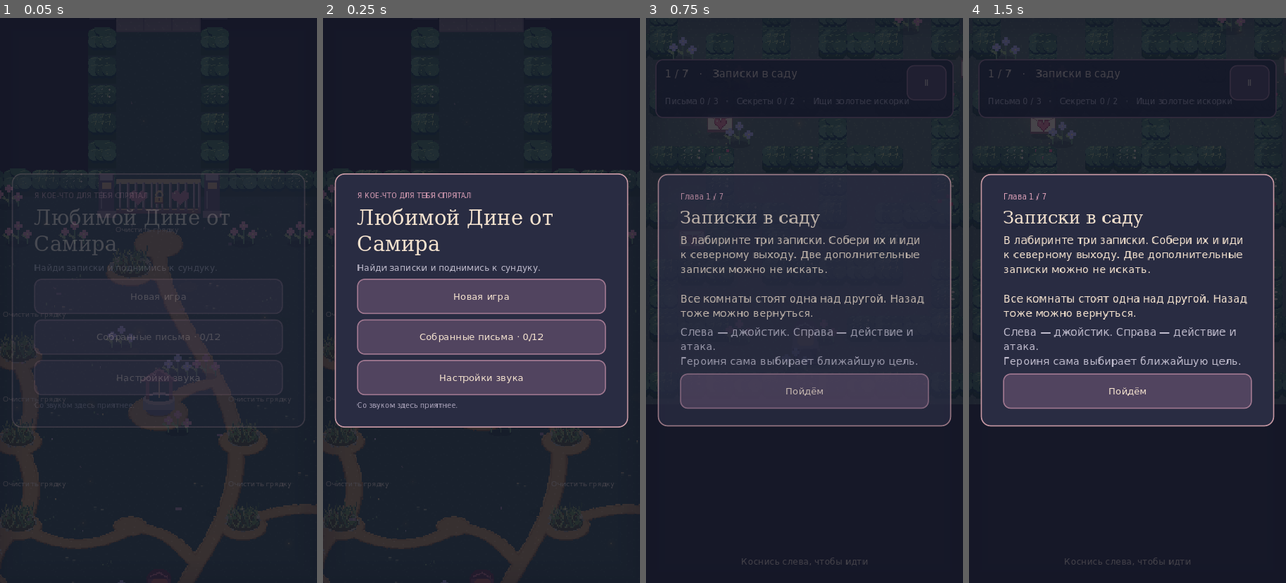
Above: before the commit, frames 1-4 (left to right).
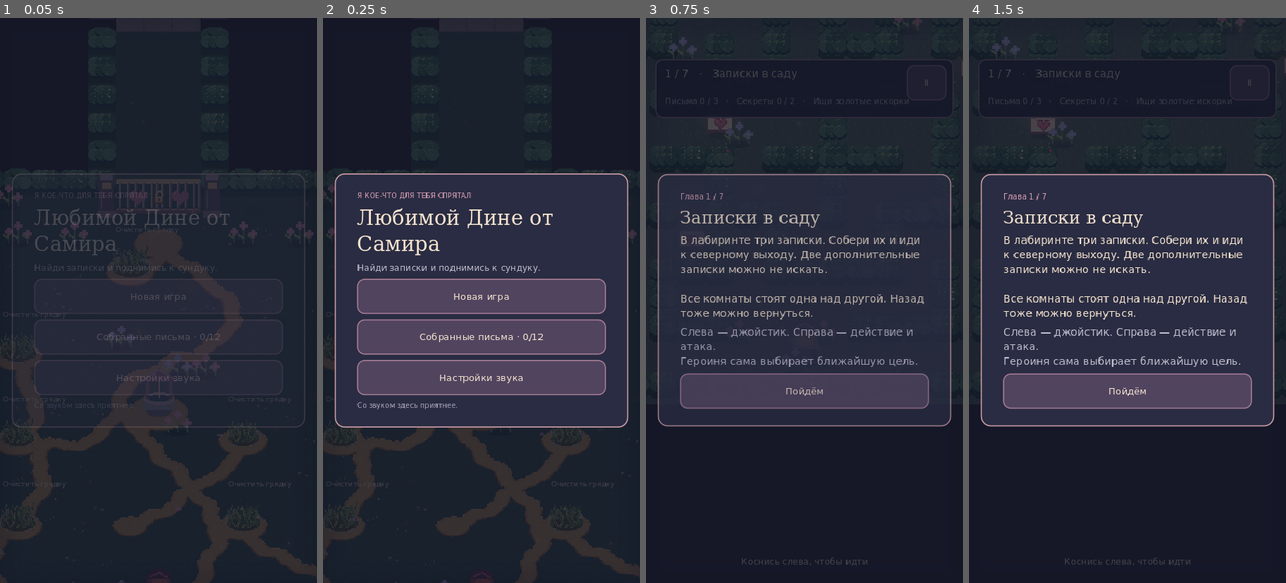
Above: after the commit, the same moments.

Repository: NQUAREx/dina-lovely
Game: Godot game, scene res://main.tscn
The game is run twice, just before and just after one commit, with the same random seed, the same clock (stepped at 60 frames per second) and the same inputs.
Inputs:
- Up to frame 1 (0.05 s): no input
- Up to frame 2 (0.25 s): no input
- Up to frame 3 (0.75 s): click "Новая игра" at 0.5 s
- Up to frame 4 (1.5 s): click "Ⅱ" at 1.25 s

The runs differ from the first frame. In frame 1, 5.2% of the frame differs, in the area x 0-100%, y 41-100%; in frame 2, 5.0%; in frame 3, nothing differs; in frame 4, nothing differs.

Commit message:
Randomize path curvature while preserving projected pad connections

Diff:
--- a/scripts/game.gd
+++ b/scripts/game.gd
@@ -2078,11 +2078,16 @@
 	var start:=Vector2(13.5,grid.size()-6.5)*TILE
 	var end:=Vector2(13.5,7.5)*TILE
 	var spine:=Curve2D.new();spine.bake_interval=6
-	var midpoint:=start.lerp(end,.5)+Vector2(rng.randf_range(95,145),0)
-	spine.add_point(start,Vector2.ZERO,Vector2(0,-140))
-	spine.add_point(midpoint,Vector2(0,150),Vector2(0,-150))
-	spine.add_point(end,Vector2(0,140),Vector2.ZERO)
-	var main_path:=continuous_path(spine.get_baked_points(),start,end,rng)
+	var spine_points:Array[Vector2]=[start]
+	for n in range(1,5):
+		var point:=start.lerp(end,float(n)/5)
+		point.x+=rng.randf_range(-70,135);point.y+=rng.randf_range(-24,24)
+		spine_points.append(point)
+	spine_points.append(end)
+	for n in range(spine_points.size()):
+		var tangent:Vector2=(spine_points[mini(n+1,spine_points.size()-1)]-spine_points[maxi(0,n-1)])/7
+		spine.add_point(spine_points[n],-tangent,tangent)
+	var main_path:=roughen_path(continuous_path(spine.get_baked_points(),start,end,rng),int(save_data.seed)+level)
 	if main_path.size()>1:paths.append(main_path);path_terminals.append(false)
 	path_pads.append({"pos":start,"radius":43.0})
 	path_pads.append({"pos":end,"radius":43.0})
@@ -2120,7 +2125,7 @@
 				var curve:=Curve2D.new();curve.bake_interval=6
 				curve.add_point(candidate,Vector2.ZERO,(tip-candidate)/3+side*bend_amount)
 				curve.add_point(tip,(candidate-tip)/3+side*bend_amount,Vector2.ZERO)
-				var points:=curve.get_baked_points()
+				var points:=roughen_path(curve.get_baked_points(),int(save_data.seed)+selected*137+level*731)
 				var clear:=true
 				for point in points:
 					if not path_point_safe(point):clear=false;break
@@ -2139,6 +2144,20 @@
 			path_targets.append({"id":target.id,"object":target,"path":paths.size()-1,"end":trimmed[-1]})
 	generating_paths=false
 	build_path_meshes()
+
+func roughen_path(points: PackedVector2Array, path_seed: int) -> PackedVector2Array:
+	if points.size()<3:return points
+	var noise:=FastNoiseLite.new();noise.seed=path_seed;noise.frequency=.014;noise.fractal_octaves=3
+	var result:=points.duplicate()
+	var travelled:=0.0;var total:=0.0
+	for n in range(1,points.size()):total+=points[n].distance_to(points[n-1])
+	for n in range(1,points.size()-1):
+		travelled+=points[n].distance_to(points[n-1])
+		var strength:=clampf(minf(travelled,total-travelled)/40,0,1)
+		var tangent:Vector2=(points[n+1]-points[n-1]).normalized()
+		var candidate:=points[n]+tangent.orthogonal()*noise.get_noise_2d(points[n].x,points[n].y)*16*strength
+		if valid_ground(candidate):result[n]=candidate
+	return result
 
 func draw_paths() -> void:
 	if path_texture!=null:
Not shown, removed: docs/game.cd56903bb4e1.pck
Not shown, added: docs/game.ce65f1b954a4.pck
Not shown, changed: docs/index.pck
